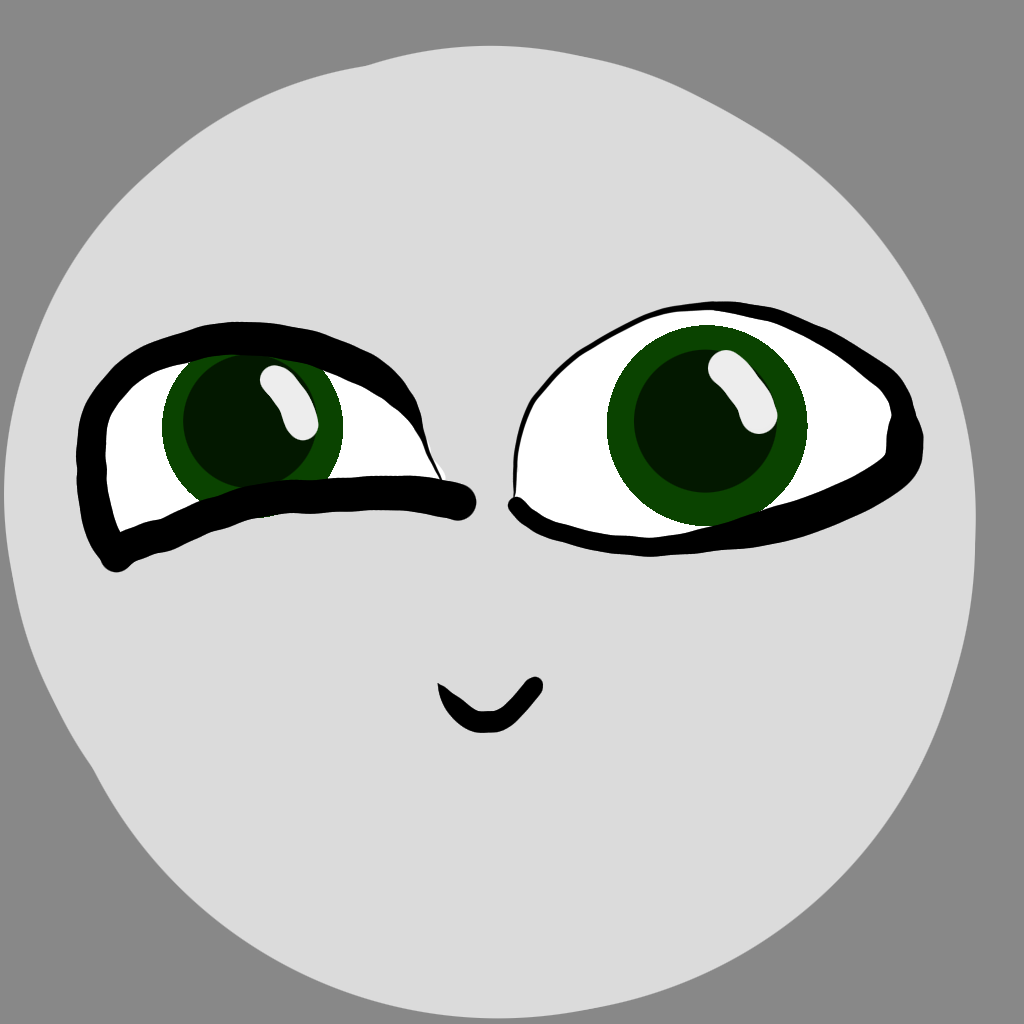
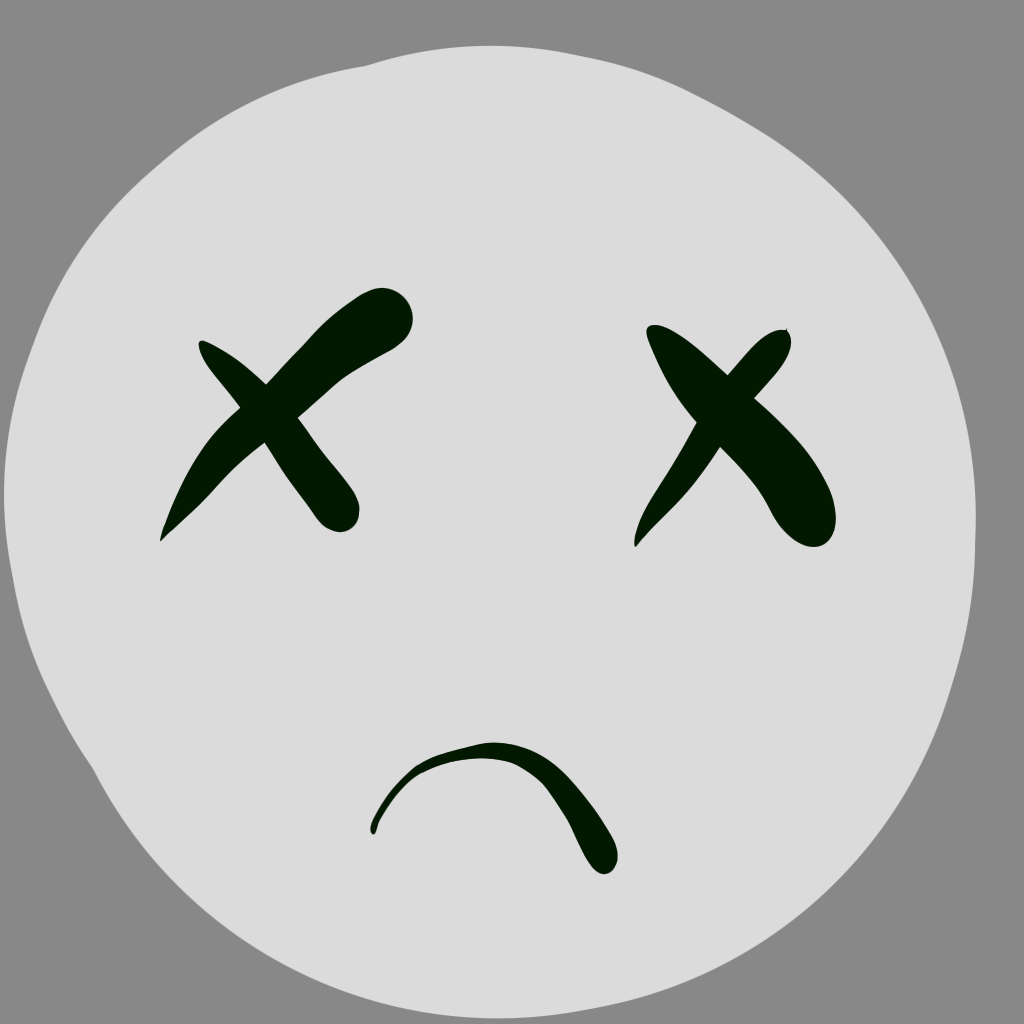
Before/after of a (1024, 1024) layered artwork. What changed in the layer stack:
added layer "Warstwa 12" above "Warstwa 11" over [128, 287, 896, 568]
added layer "Warstwa 11" above "Warstwa 4" over [75, 287, 924, 704]
painted on "Warstwa 4" over [75, 287, 924, 573]
painted on "Warstwa 8" over [256, 320, 832, 448]
painted on "Warstwa 9" over [75, 320, 832, 512]
painted on "Warstwa 7" over [75, 287, 896, 573]
painted on "Warstwa 5" over [75, 287, 924, 573]
added layer "Warstwa 10" above "Warstwa 3" over [370, 704, 618, 875]
hid "Warstwa 3" over [413, 676, 559, 768]
